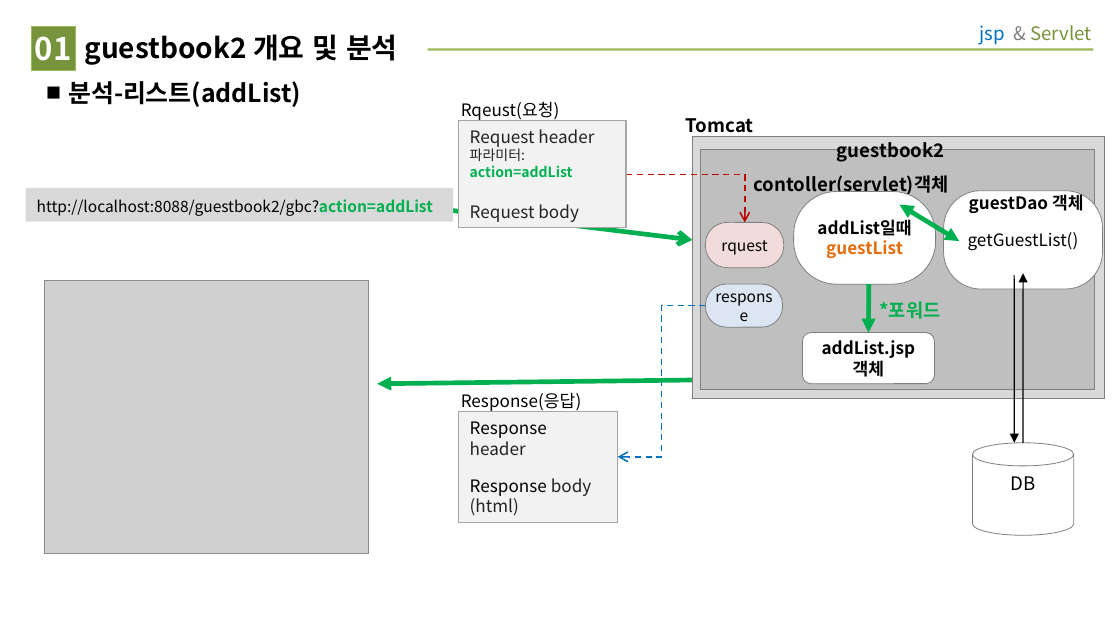
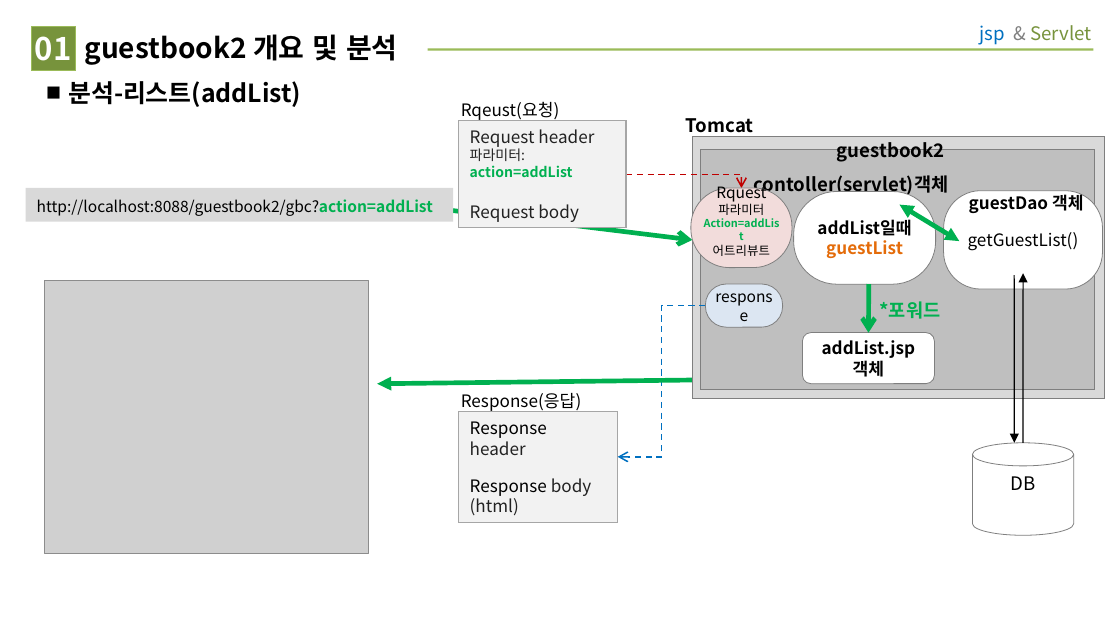
Before and after one commit to cjsrn1940/guestbook2, a slide deck: slide 1 of jsp_servlet_guestbook_model2.ppt. Drawn at 1120x630 pixels with LibreOffice and Linux fonts; fonts in the diff are those of the drawing; grey boxes stand for pictures. Boxes give left, top, right and bottom in pixels: in the first picture for what was removed or moved away, otherwise in the second. Text is boxed around its words. In the diff, an @@ line names an element or a change of style, - is before the commit and + after.

```diff
--- a/jsp_servlet_guestbook_model2.ppt
+++ b/jsp_servlet_guestbook_model2.ppt
@@ elbow arrow moved from (626, 175) - (745, 223) to (626, 175) - (741, 188) @@
@@ rounded rectangle "Rquest": place and size @@
-rounded rectangle "Rquest" at <box>706,223,784,268</box>
+rounded rectangle "Rquest" at <box>691,188,792,268</box>
@@ text in rounded rectangle at <box>704,183,780,256</box>: text changed; size 10 to 7 pt @@
-rquest
+Rquest
+파라미터
+Action=addList
+어트리뷰트
```
Also in this commit, not shown: 3 other slides changed, 2 other files.
